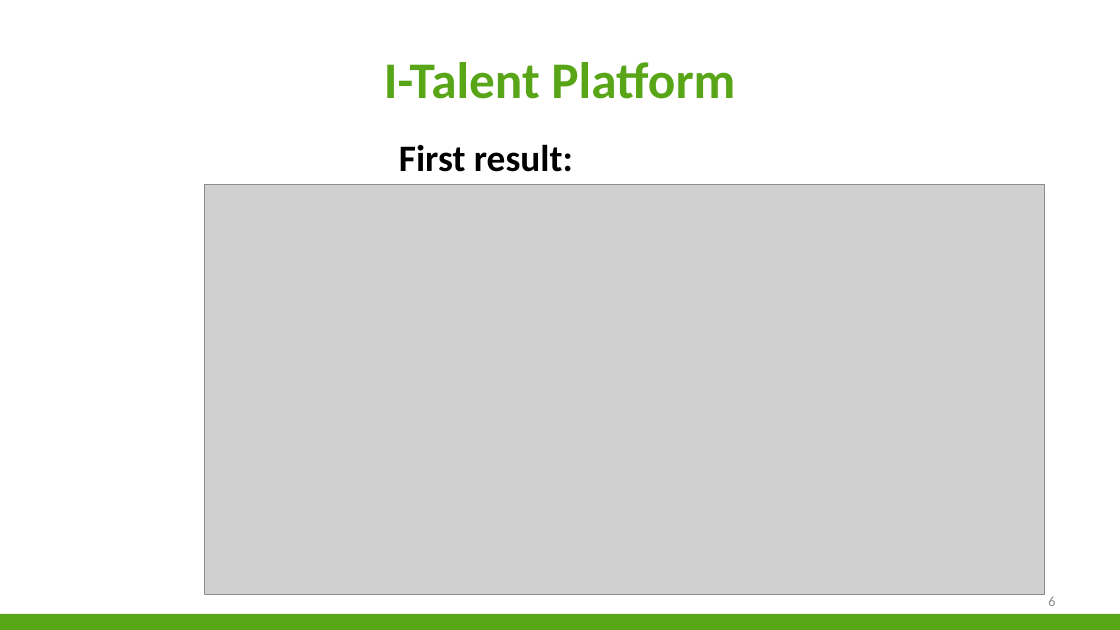
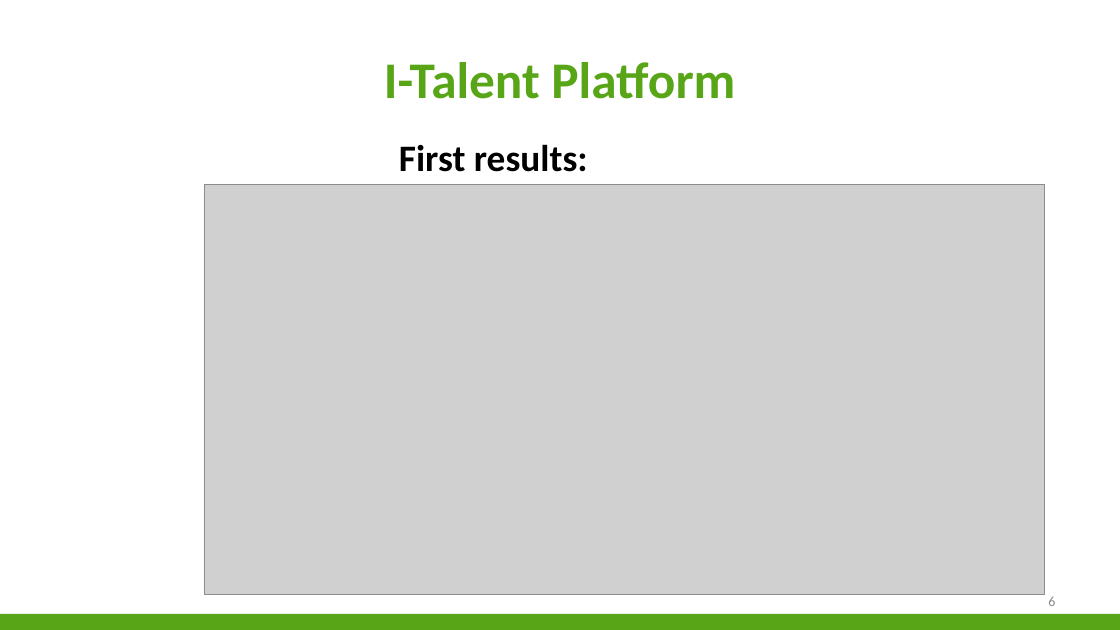
Before and after one commit to niekvandael/iTalent, a slide deck: slide 6 of italent/documents/english/EnglishPresentation.pptx. Drawn at 1120x630 pixels with LibreOffice and Linux fonts; fonts in the diff are those of the drawing; grey boxes stand for pictures; background and template pictures are left out. Boxes give left, top, right and bottom in pixels: in the first picture for what was removed or moved away, otherwise in the second. Text is boxed around its words. In the diff, an @@ line names an element or a change of style, - is before the commit and + after.

```diff
--- a/italent/documents/english/EnglishPresentation.pptx
+++ b/italent/documents/english/EnglishPresentation.pptx
@@ text at box(399, 144, 588, 172): text changed @@
-First result:
+First results:
```
Also in this commit, not shown: 8 other slides changed, 3 other files.
